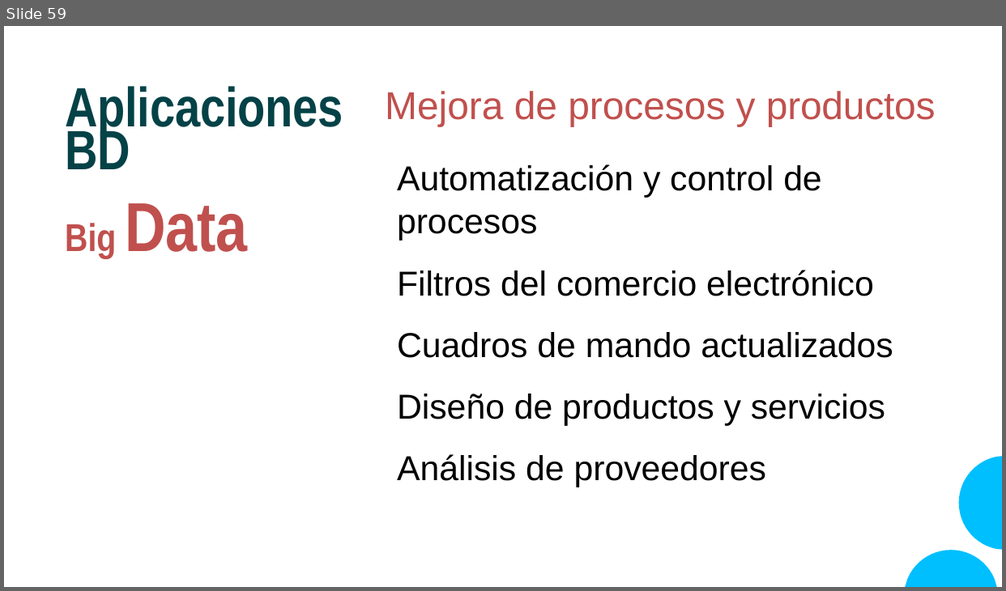
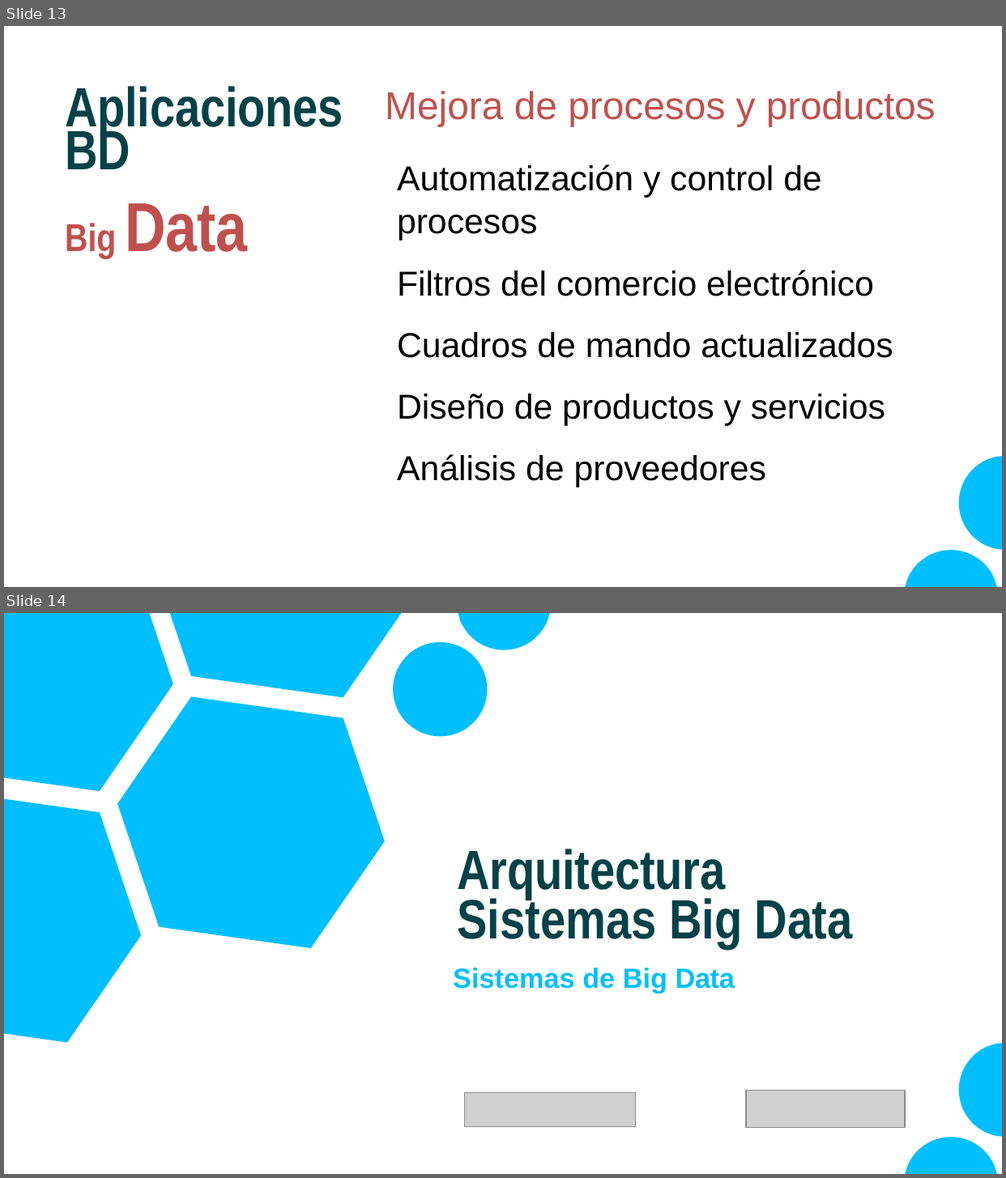
Before and after one commit to CodeWithJuancho/CEIABD_Modulos-de-Big-Data, a slide deck: SPS/UT1 - Fundamentos y Arquitectura de Big Data/UT1_2/UT1_2 - Arquitectura Sistemas de Big Data.pptx. Shown one above the other, each under a label of ours: slide 59 before the commit, slides 13 and 14 after it. The pictures are 1006x591 and 1006x1178 pixels, drawn with LibreOffice and Linux fonts; fonts in the diff are those of the drawing; grey boxes stand for pictures. Boxes give left, top, right and bottom in pixels: in the first picture for what was removed or moved away, otherwise in the second. Text is boxed around its words. In the diff, an @@ line names an element or a change of style, - is before the commit and + after.

```diff
--- a/SPS/UT1 - Fundamentos y Arquitectura de Big Data/UT1_2/UT1_2 - Arquitectura Sistemas de Big Data.pptx
+++ b/SPS/UT1 - Fundamentos y Arquitectura de Big Data/UT1_2/UT1_2 - Arquitectura Sistemas de Big Data.pptx
@@ slide 14 added at (x1=4, y1=613, x2=1002, y2=1174), background #FFFFFF @@
@@ freeform shape added at (x1=4, y1=613, x2=550, y2=1043), fill #00BFFF @@
@@ text added at (x1=457, y1=849, x2=852, y2=949), 40 pt, text #044247, bold @@
+Arquitectura Sistemas Big Data
@@ text added at (x1=453, y1=968, x2=735, y2=993), 20 pt, text #00BFFF, bold @@
+Sistemas de Big Data
@@ freeform shape added at (x1=905, y1=1043, x2=1002, y2=1174), fill #00BFFF @@
@@ picture added at (x1=464, y1=1093, x2=635, y2=1127) @@
@@ picture added at (x1=747, y1=1091, x2=905, y2=1128) @@
@@ what was slide 59 is now slide 13 @@
```
Also in this commit, not shown: 4 other slides added, 1 other file.
